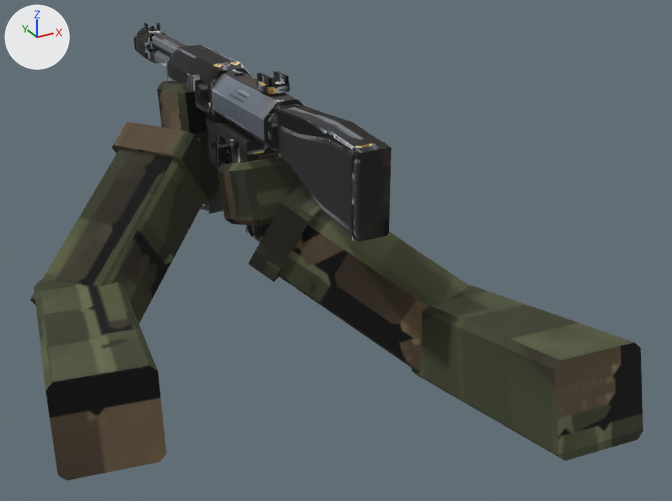
One commit to the glTF model apocalipsis-arte/armas/subfusil/Subfusil_VM.glb: the scene before it, then after it.
Both versions are drawn from a 50 mm lens placed at (-1.54, -3.21, 1.05), pointed at (0.56, 0.61, -0.86). Arrows for +X, +Y and +Z are at upper left; the lights stay in place. The picture after the commit comes second. Vertices at exactly the same position are counted once.

Script lines for the objects in view, before the commit:
```python
ob_cuerpo_vm_001 = bpy.data.objects.new('Cuerpo_VM.001', me_cuerpo_003)
ob_cuerpo_vm_001.location = (0.36, 1.1, -0.66)
ob_leftlowerarm_001 = bpy.data.objects.new('LeftLowerArm.001', me_leftlowerarm_001)
ob_leftlowerarm_001.location = (-0.661, 1.027, -1.132)
ob_leftupperarm_001 = bpy.data.objects.new('LeftUpperArm.001', me_leftupperarm_001)
ob_leftupperarm_001.location = (-0.85, -0.1, -1.0)
ob_righthand_001 = bpy.data.objects.new('RightHand.001', me_righthand_001)
ob_righthand_001.location = (0.4, 0.91, -0.76)
ob_rightlowerarm_001 = bpy.data.objects.new('RightLowerArm.001', me_rightlowerarm_001)
ob_rightlowerarm_001.location = (1.004, 0.214, -1.264)
ob_rightupperarm_001 = bpy.data.objects.new('RightUpperArm.001', me_rightupperarm_001)
ob_rightupperarm_001.location = (0.9, -0.9, -1.0)
# also in view: 'LeftHand.001' at (0.28, 1.8, -0.36)
```
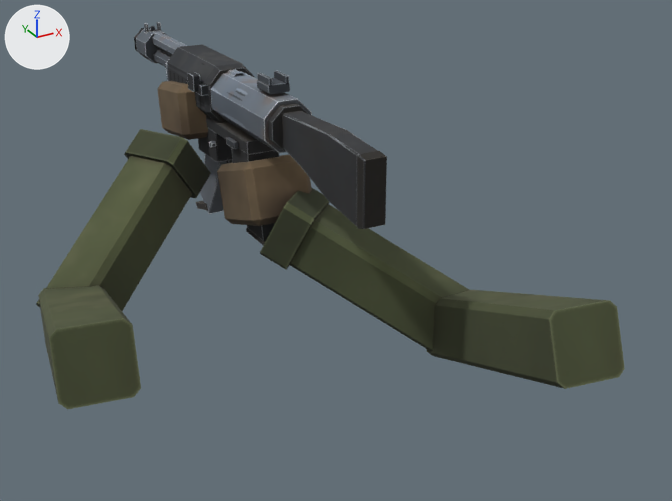
The newer file is also turned or shifted as a whole; pictures and numbers use the older file's frame.

Boxes [x1, y1, x2, y2] around the edits, measured in the pictures (672 x 501 px; the box of a moved part takes in the faces that stretch with it):
'RightUpperArm.001', reshaped (14% narrower, 43% shorter): before [412, 285, 643, 461]; after [427, 289, 625, 389]
'Cuerpo_VM.001', reshaped: before [134, 22, 391, 243]; after [134, 22, 387, 246]
'LeftUpperArm.001', reshaped (22% narrower, 38% shorter): before [34, 280, 167, 481]; after [38, 285, 141, 409]
'LeftLowerArm.001', reshaped (7% narrower, 9% shorter): before [30, 122, 219, 323]; after [36, 129, 211, 311]
'RightLowerArm.001', reshaped (9% shorter): before [249, 183, 471, 372]; after [260, 187, 469, 359]
part 1 of me_cuerpo_003, moved or reshaped: before [352, 142, 391, 242]; after [357, 151, 387, 229]
part 2 of me_cuerpo_003, moved or reshaped: before [273, 104, 382, 239]; after [282, 111, 378, 226]
part 3 of me_cuerpo_003, surface changed: [134, 22, 387, 242] in both
part 4 of me_leftlowerarm_001, rebuilt (11% narrower, 11% shorter): before [30, 149, 205, 323]; after [36, 156, 192, 311]
part 5 of me_leftlowerarm_001, rebuilt (19% narrower, 15% shorter): before [112, 122, 219, 205]; after [124, 129, 211, 199]
part 7 of me_rightlowerarm_001, rebuilt: before [278, 209, 471, 372]; after [289, 204, 469, 359]
part 8 of me_rightlowerarm_001, rebuilt: before [249, 183, 322, 282]; after [260, 187, 329, 269]

The change in detail:
me_cuerpo_003 has 348 vertices, 592 faces and spans x -0.15..0.15, y -1.18..1.78, z -0.24..0.67.
me_cuerpo_003 is used by ob_cuerpo_vm_001; location (0.36, 1.1, -0.66).
me_cuerpo_003 part 1: the loose piece of 16 vertices spanning x -0.08..0.08, y -1.18..-1.12, z 0.14..0.56 is scaled about its middle by (0.705, 1, 0.777), then moved by (0.0, 0.0, 0.01).
me_cuerpo_003 part 2: the loose piece of 28 vertices spanning x -0.08..0.08, y -1.12..-0.34, z 0.14..0.58 is scaled about its middle by (0.69, 1, 0.795), then moved by (0.0, 0.0, 0.01).
me_cuerpo_003 part 3: 538 kept faces spanning x -0.15..0.15, y -1.18..1.78, z -0.24..0.67 get new texture (UV) coordinates.
me_leftlowerarm_001 is used by ob_leftlowerarm_001; location (-0.661, 1.027, -1.132).
me_leftlowerarm_001 had 32 vertices, 56 faces and spanned x -0.222..0.925, y -0.24..0.726, z -0.185..0.803.
me_leftlowerarm_001 now has 32 vertices, 56 faces and spans x -0.191..0.864, y -0.123..0.664, z -0.155..0.758.
me_leftlowerarm_001 part 4: the loose piece of 16 vertices spanning x -0.222..0.856, y -0.24..0.668, z -0.185..0.748 is rebuilt with 16 vertices and now spans x -0.191..0.799, y -0.123..0.616, z -0.155..0.706.
me_leftlowerarm_001 part 5: the loose piece of 16 vertices spanning x 0.37..0.925, y 0.148..0.726, z 0.346..0.803 is rebuilt with 16 vertices and now spans x 0.431..0.864, y 0.219..0.664, z 0.39..0.758.
me_leftupperarm_001 is used by ob_leftupperarm_001; location (-0.85, -0.1, -1.0).
me_leftupperarm_001 had 16 vertices, 28 faces and spanned x -0.217..0.406, y -0.104..1.23, z -0.344..0.212.
me_leftupperarm_001 now has 16 vertices, 28 faces and spans x -0.165..0.331, y -0.012..1.297, z -0.307..0.364.
me_leftupperarm_001 part 6: the whole mesh is rebuilt.
me_rightlowerarm_001 is used by ob_rightlowerarm_001; location (1.004, 0.214, -1.264).
me_rightlowerarm_001 had 32 vertices, 56 faces and spanned x -0.837..0.228, y -0.219..0.916, z -0.195..0.701.
me_rightlowerarm_001 now has 32 vertices, 56 faces and spans x -0.769..0.228, y -0.135..0.863, z -0.129..0.655.
me_rightlowerarm_001 part 7: the loose piece of 16 vertices spanning x -0.774..0.228, y -0.219..0.849, z -0.195..0.651 is rebuilt with 16 vertices and now spans x -0.709..0.228, y -0.135..0.803, z -0.129..0.61.
me_rightlowerarm_001 part 8: the loose piece of 16 vertices spanning x -0.837..-0.279, y 0.37..0.916, z 0.23..0.701 is rebuilt with 16 vertices and now spans x -0.769..-0.334, y 0.428..0.863, z 0.28..0.655.
me_rightupperarm_001 is used by ob_rightupperarm_001; location (0.9, -0.9, -1.0).
me_rightupperarm_001 had 16 vertices, 28 faces and spanned x -0.215..0.319, y -0.113..1.227, z -0.478..0.214.
me_rightupperarm_001 now has 16 vertices, 28 faces and spans x -0.166..0.33, y -0.024..1.274, z -0.405..0.363.
me_rightupperarm_001 part 9: the whole mesh is rebuilt.
